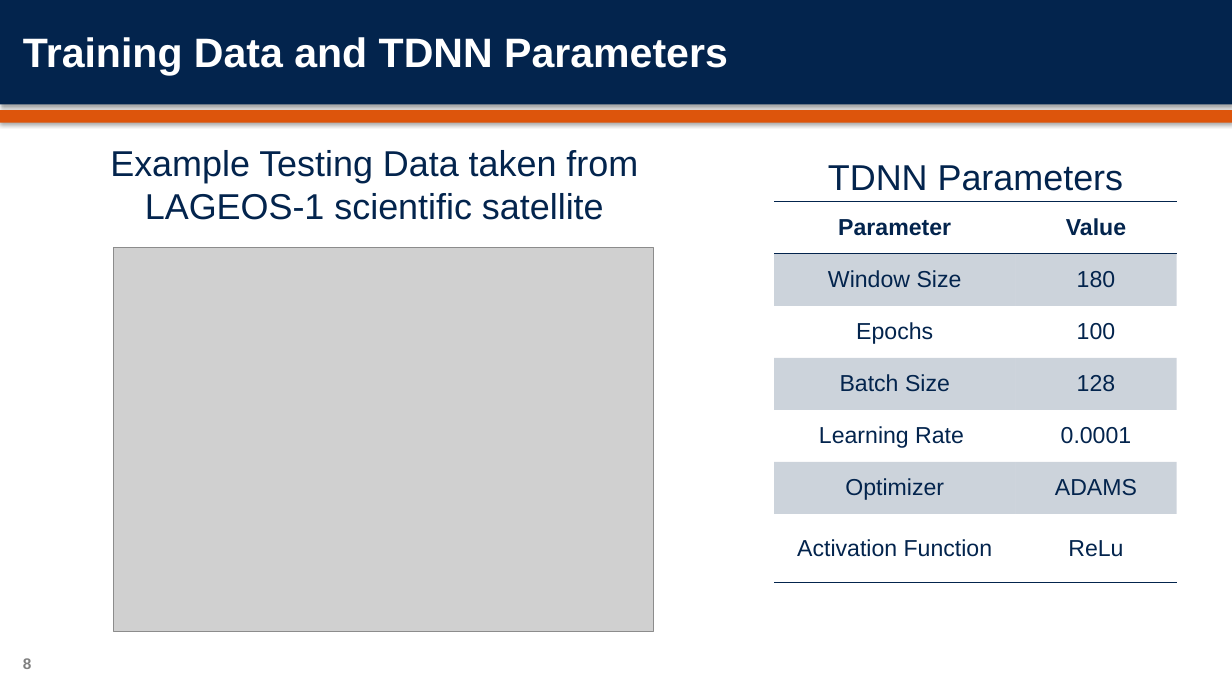
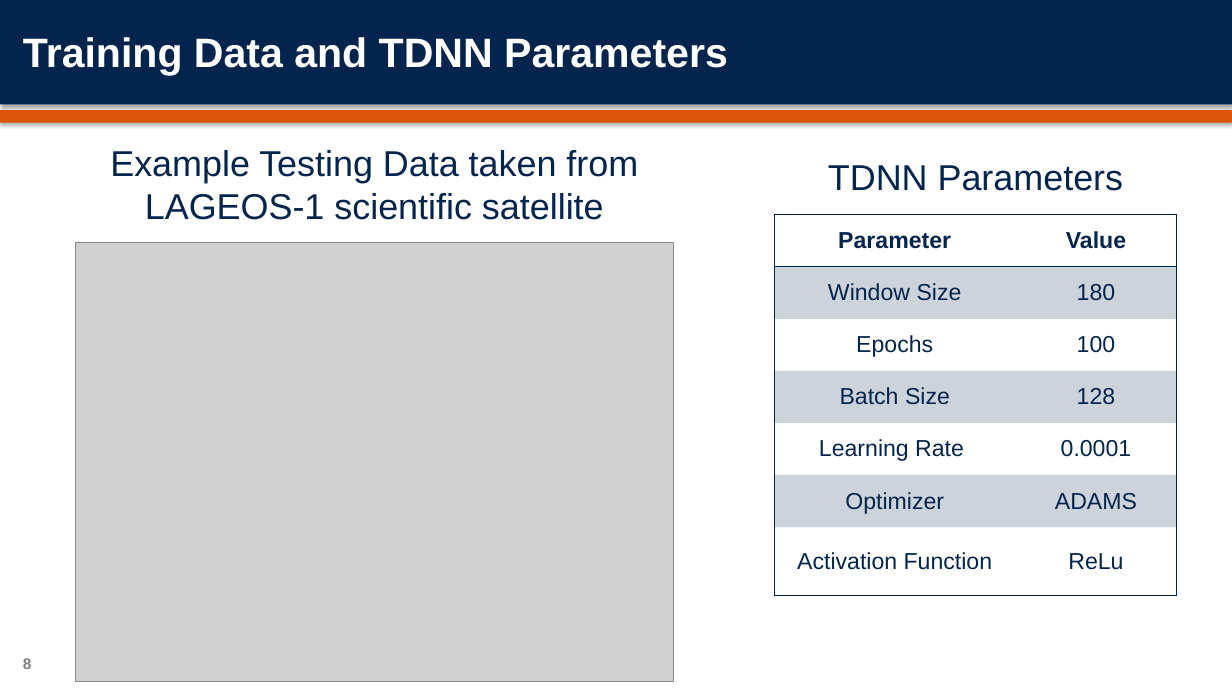
Before and after one commit to orenmillerrr/COMP-6600---Final-Project, a slide deck: slide 8 of submissions/presentation/Miller_Zins_Presentation.pptx. Drawn at 1232x693 pixels with LibreOffice and Linux fonts; fonts in the diff are those of the drawing; grey boxes stand for pictures; background and template pictures are left out. Boxes give left, top, right and bottom in pixels: in the first picture for what was removed or moved away, otherwise in the second. Text is boxed around its words. In the diff, an @@ line names an element or a change of style, - is before the commit and + after.

```diff
--- a/submissions/presentation/Miller_Zins_Presentation.pptx
+++ b/submissions/presentation/Miller_Zins_Presentation.pptx
@@ table at (775,214,1177,596) @@
@@ borders changed @@
@@ table: place and size @@
-table at (775,201,1177,583)
+table at (775,214,1177,596)
@@ picture: place and size @@
-picture at (127,250,646,632)
+picture at (76,242,674,681)
@@ picture removed at (114,248,653,632) @@
```
Also in this commit, not shown: 5 other slides changed, 3 slides added, 3 slides removed, 21 other files.
